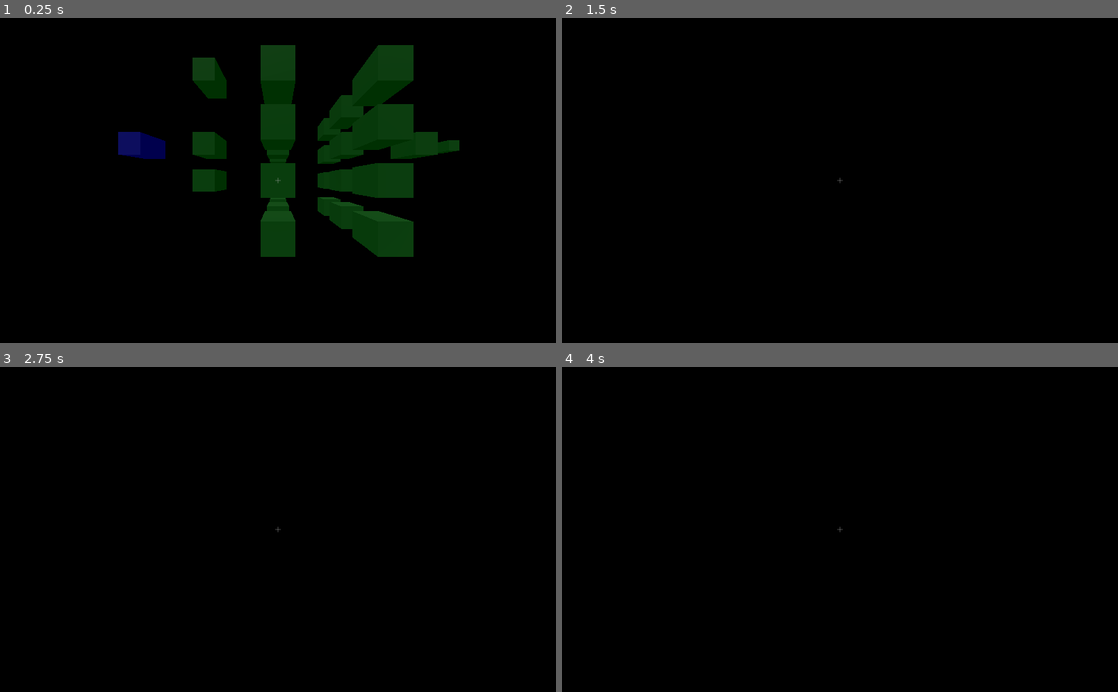
Above: before the commit, frames 1-4 (two rows, left to right).
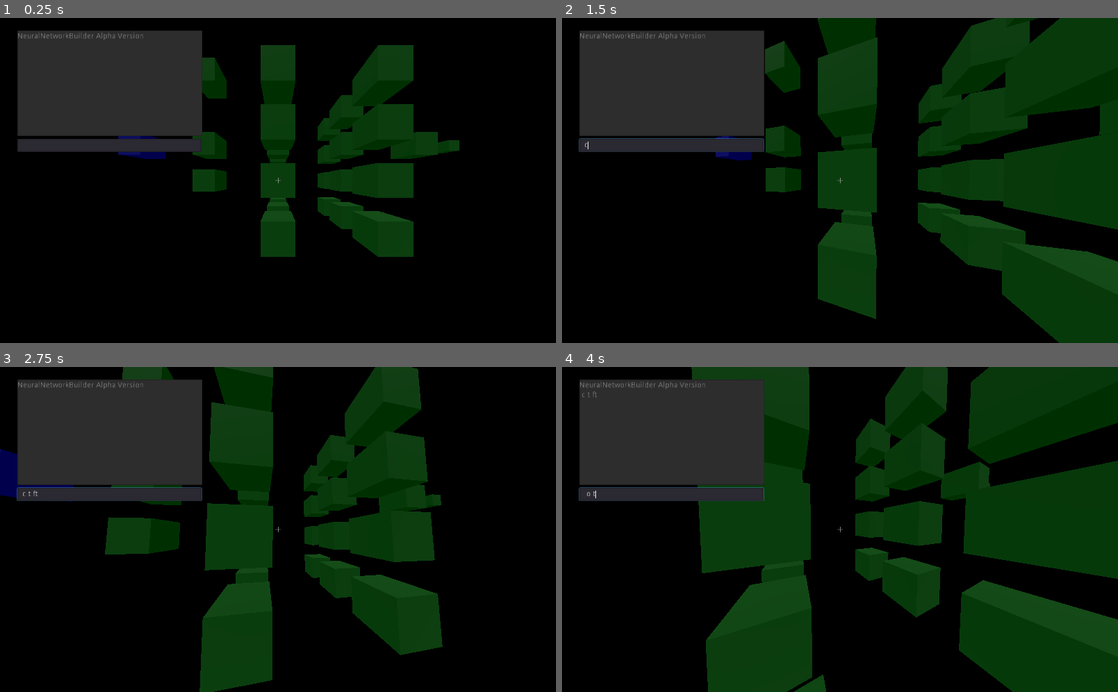
Above: after the commit, the same moments.

Repository: cozyBrain/NeuralNetworkBuilder
Game: Godot game, scene res://Session.tscn
The game is run twice, just before and just after one commit, with the same random seed, the same clock (stepped at 60 frames per second) and the same inputs.
Inputs (mouse positions are in pixels of both pictures, inside the frame that each line leads up to):
- Up to frame 1 (0.25 s): no input
- Up to frame 2 (1.5 s): tap Enter at 0.5 s; move the mouse to (867, 180) at 0.52 s; hold W from 0.53 s (still down); tap T (KEY_T, bound only after the commit) at 0.6 s; click (867, 180) at 0.67 s; tap Space at 0.77 s; move the mouse to (812, 180) at 1.27 s; tap C (KEY_C) at 1.35 s; click (812, 180) at 1.42 s
- Up to frame 3 (2.75 s): keep holding W; tap Space at 1.52, 2 s; tap T (KEY_T, bound only after the commit) at 1.55, 2.3 s; move the mouse to (289, 523) at 2.02 s; tap F (KEY_F) at 2.1 s; click (289, 523) at 2.17 s
- Up to frame 4 (4 s): keep holding W; tap Enter at 2.75 s; move the mouse to (834, 536) at 2.77 s; tap T (KEY_T, bound only after the commit) at 2.85, 3.8 s; click (834, 536) at 2.92 s; tap Space at 3.02, 3.5, 3.77 s; move the mouse to (878, 532) at 3.52 s; hold O from 3.53 s (still down); click (878, 532) at 3.67 s

The runs differ from the first frame. In frame 1, 12% of the frame differs, in the area x 3-51%, y 3-51%; in frame 2, 47%; in frame 3, 39%; in frame 4, 57%, in the area x 3-100%, y 0-100%.

Commit message:
Making Console

Diff:
--- /dev/null
+++ b/Player/CommandHandler.gd
@@ -0,0 +1,17 @@
+extends Node
+
+
+enum {
+	ARG_INT,
+	ARG_STRING,
+	ARG_BOOL,
+	ARG_FLOAT
+}
+
+const valid_commands = [
+	["NII",
+		[ARG_STRING] ]
+]
+# Called when the node enters the scene tree for the first time.
+func _ready():
+	pass # Replace with function body.
--- a/Player/Player.gd
+++ b/Player/Player.gd
@@ -12,6 +12,10 @@
 var Type : int = G.N_Types.Player
 var aim : Basis
 var Tool
+var typingMode : bool = false
+
+onready var consoleInputBox = get_node("Console/Input")
+onready var consoleOutputBox = get_node("Console/Output")
 
 var hotbarSelection : int  # 0 ~ 9
 var prevHotbarSelection : int = -1
@@ -33,6 +37,18 @@
 			match hotbar[hotbarSelection]:
 				toolcode.NC:
 					Tool.update(translation, aim, delta)
+	if Input.is_key_pressed(KEY_ESCAPE):
+		var session = get_node(session_path)
+		if session.has_method("close"):
+			session.close()
+		else:
+			print("session doesn't have close method")
+	if Input.is_action_just_pressed("fullscreen"):  # but there's an issue that crosshair move away from center..
+		OS.window_fullscreen = !OS.window_fullscreen
+
+	if typingMode:
+		return
+
 	rayCastDetectedObject = $Yaxis/Camera/RayCast.get_collider()
 	if Input.is_action_just_pressed("KEY_F"):
 		if Tool != null:
@@ -62,6 +78,10 @@
 					print("the tool couldn't be recognized")
 		else:
 			print("the tool couldn't be found")
+	if Input.is_action_just_pressed("KEY_T"):
+		typingMode = true
+		consoleInputBox.grab_focus()
+		return
 	if Input.is_action_just_pressed("KEY_C"):
 		pass
 	if Input.is_key_pressed(KEY_O):
@@ -70,18 +90,11 @@
 	elif Input.is_key_pressed(KEY_P):
 		Engine.time_scale = clamp(Engine.time_scale-0.02,0,1)
 		print("Engine.time_scale: ", Engine.time_scale)
-	if Input.is_action_just_pressed("fullscreen"):  # but there's an issue that crosshair move away from center..
-		OS.window_fullscreen = !OS.window_fullscreen
-
-	if Input.is_key_pressed(KEY_ESCAPE):
-		var session = get_node(session_path)
-		if session.has_method("close"):
-			session.close()
-		else:
-			print("session doesn't have close method")
 
 func _physics_process(delta):
-	# movement
+	if typingMode:
+		return
+
 	var direction = Vector3()
 	aim = $Yaxis/Camera.get_camera_transform().basis
 	if Input.is_key_pressed(KEY_W):
@@ -105,7 +118,19 @@
 	velocity = velocity.linear_interpolate(target, FLY_ACCEL * delta)
 	move_and_slide(velocity)
 
-func _input(event):  # _unhandled_input
+func _input(event):
+
+	if event is InputEventMouseMotion:  # cam movement
+		$Yaxis.rotate_y(deg2rad(-event.relative.x * mouse_sensitivity))
+
+		var change = -event.relative.y * mouse_sensitivity
+		if change + camera_angle < 90 and change + camera_angle > -90:
+			$Yaxis/Camera.rotate_x(deg2rad(change))
+			camera_angle += change
+
+	if typingMode:
+		return
+
 	if event is InputEventKey:
 		if event.is_pressed():
 			# hotBarSelection
@@ -121,7 +146,6 @@
 						else:
 							print("subSelection:", subSelection)
 							Tool.set("hotbarSelection", subSelection)
-
 					else:
 						hotbarSelection = scancode - 49
 						if hotbarSelection == -1:
@@ -147,13 +171,7 @@
 						else:  # when you select selected one again
 							print("hotbarSubSelection. 0 to escape.")
 							hotbarSubSelection = true
-	elif event is InputEventMouseMotion:  # cam movement
-		$Yaxis.rotate_y(deg2rad(-event.relative.x * mouse_sensitivity))
-
-		var change = -event.relative.y * mouse_sensitivity
-		if change + camera_angle < 90 and change + camera_angle > -90:
-			$Yaxis/Camera.rotate_x(deg2rad(change))
-			camera_angle += change
+
 	elif event is InputEventMouseButton:
 		if event.is_pressed():
 			if Tool != null:
@@ -203,3 +221,18 @@
 						print("the tool couldn't be recognized")
 			else:
 				print("the tool couldn't be found. maybe programmer missed something.")
+
+func consolePrintln(text):
+	consoleOutputBox.text = str(consoleOutputBox.text, "\n", text)
+func _on_Input_text_entered(text):
+	typingMode = false
+	consoleInputBox.release_focus()
+	consoleInputBox.clear()
+	if text != "":
+		processCommand(text)
+
+func processCommand(text):
+	var words = text.split(" ", false)
+	words = Array(words)
+
+	consolePrintln(text)
--- a/Player/Player.tscn
+++ b/Player/Player.tscn
@@ -7,6 +7,7 @@
 [ext_resource path="res://Player/Tools/Hand.tscn" type="PackedScene" id=5]
 [ext_resource path="res://Player/Tools/SquareConnector.tscn" type="PackedScene" id=6]
 [ext_resource path="res://Player/Tools/NodeCreator.tscn" type="PackedScene" id=7]
+[ext_resource path="res://Player/CommandHandler.gd" type="Script" id=8]
 
 [sub_resource type="CapsuleShape" id=1]
 
@@ -15,6 +16,9 @@
 collision_layer = 0
 collision_mask = 0
 script = ExtResource( 1 )
+
+[node name="CommandHandler" type="Node" parent="."]
+script = ExtResource( 8 )
 
 [node name="CollisionShape" type="CollisionShape" parent="."]
 shape = SubResource( 1 )
@@ -38,7 +42,7 @@
 anchor_left = -0.69
 anchor_right = 1.0
 margin_left = 706.56
-margin_right = 1024.0
+margin_right = 1025.0
 margin_bottom = 1200.0
 rect_scale = Vector2( 0.5, 0.5 )
 texture = ExtResource( 2 )
@@ -47,6 +51,28 @@
 __meta__ = {
 "_edit_use_anchors_": false
 }
+
+[node name="Console" type="Control" parent="."]
+margin_right = 1024.0
+margin_bottom = 600.0
+__meta__ = {
+"_edit_use_anchors_": false
+}
+
+[node name="Output" type="TextEdit" parent="Console"]
+margin_left = 32.0
+margin_top = 23.0
+margin_right = 373.0
+margin_bottom = 218.0
+focus_mode = 0
+text = "NeuralNetworkBuilder Alpha Version"
+readonly = true
+
+[node name="Input" type="LineEdit" parent="Console"]
+margin_left = 32.0
+margin_top = 223.0
+margin_right = 371.0
+margin_bottom = 247.0
 
 [node name="Tools" type="Node" parent="."]
 
@@ -59,3 +85,4 @@
 [node name="Hand" parent="Tools" instance=ExtResource( 5 )]
 
 [node name="NodeCreator" parent="Tools" instance=ExtResource( 7 )]
+[connection signal="text_entered" from="Console/Input" to="." method="_on_Input_text_entered"]
--- a/Session.gd
+++ b/Session.gd
@@ -16,11 +16,6 @@
 	add_child(players[0])
 	pass # Replace with function body.
 
-
-# Called every frame. 'delta' is the elapsed time since the previous frame.
-#func _process(delta):
-#	pass
-
 func close():
 	print('close Session..')
 	get_tree().quit()
--- a/project.godot
+++ b/project.godot
@@ -123,6 +123,11 @@
 "events": [ Object(InputEventKey,"resource_local_to_scene":false,"resource_name":"","device":0,"alt":false,"shift":false,"control":false,"meta":false,"command":false,"pressed":false,"scancode":70,"unicode":0,"echo":false,"script":null)
  ]
 }
+KEY_T={
+"deadzone": 0.5,
+"events": [ Object(InputEventKey,"resource_local_to_scene":false,"resource_name":"","device":0,"alt":false,"shift":false,"control":false,"meta":false,"command":false,"pressed":false,"scancode":84,"unicode":0,"echo":false,"script":null)
+ ]
+}
 
 [rendering]
 
Not shown: 1 places in Player/Player.tscn that only renumber resources
